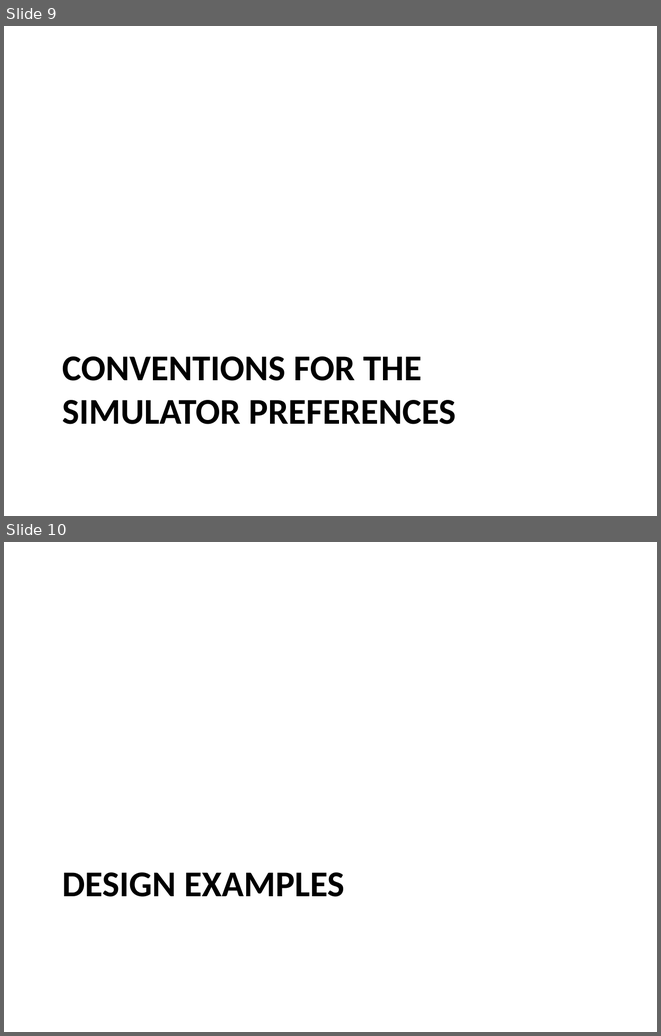
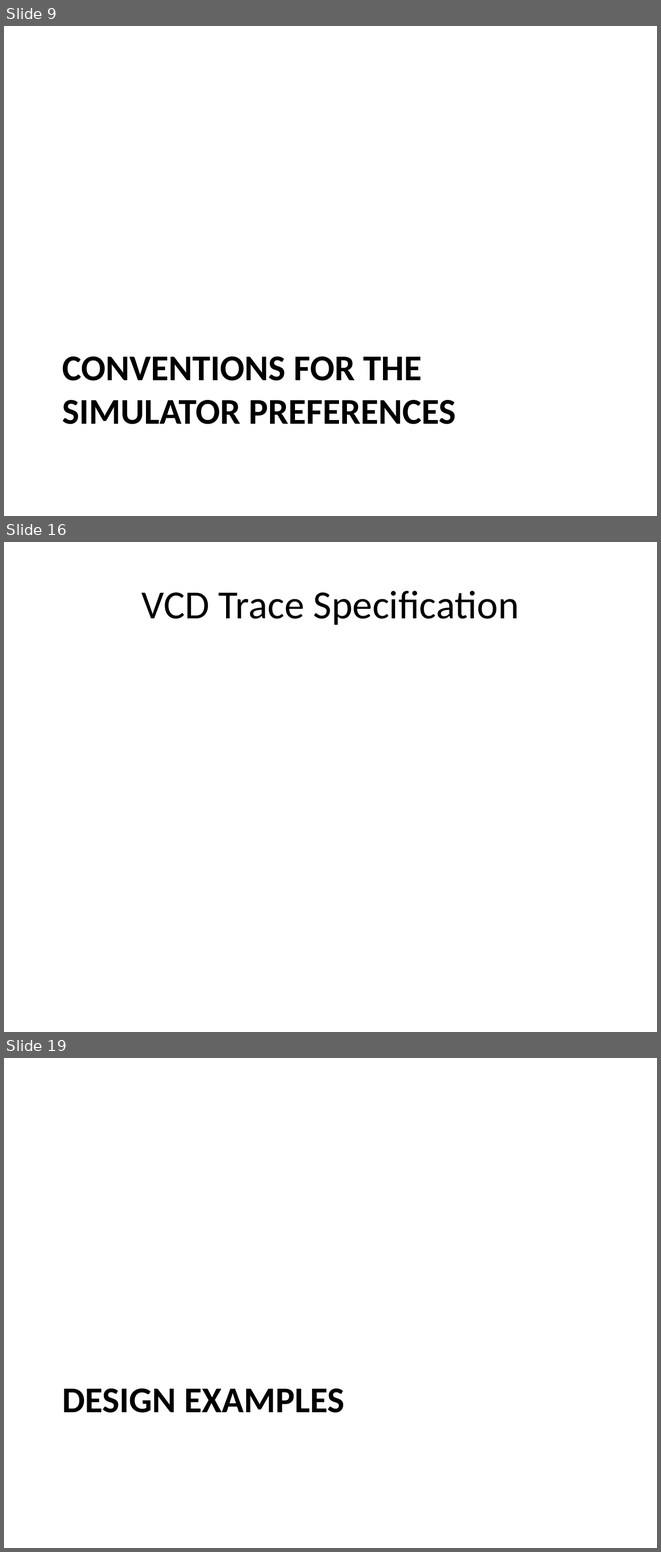
Before and after one commit to timurkelin/cosim, a slide deck: doc/cosim.pptx. Shown one above the other, each under a label of ours: slides 9 and 10 before the commit, slides 9, 16 and 19 after it; the slides between them are not shown. The pictures are 661x1036 and 661x1552 pixels, drawn with LibreOffice and Linux fonts; fonts in the diff are those of the drawing; background and template pictures are left out. Boxes give left, top, right and bottom in pixels: in the first picture for what was removed or moved away, otherwise in the second. Text is boxed around its words. In the diff, an @@ line names an element or a change of style, - is before the commit and + after.

```diff
--- a/doc/cosim.pptx
+++ b/doc/cosim.pptx
@@ slide 16 added at (4, 542, 657, 1032), background #FFFFFF @@
@@ title added at (141, 591, 519, 625), 44 pt, text #000000 @@
+VCD Trace Specification
@@ what was slide 10 is now slide 19 @@
```
Also in this commit, not shown: 2 slides changed, 8 other slides added, 2 other files.
